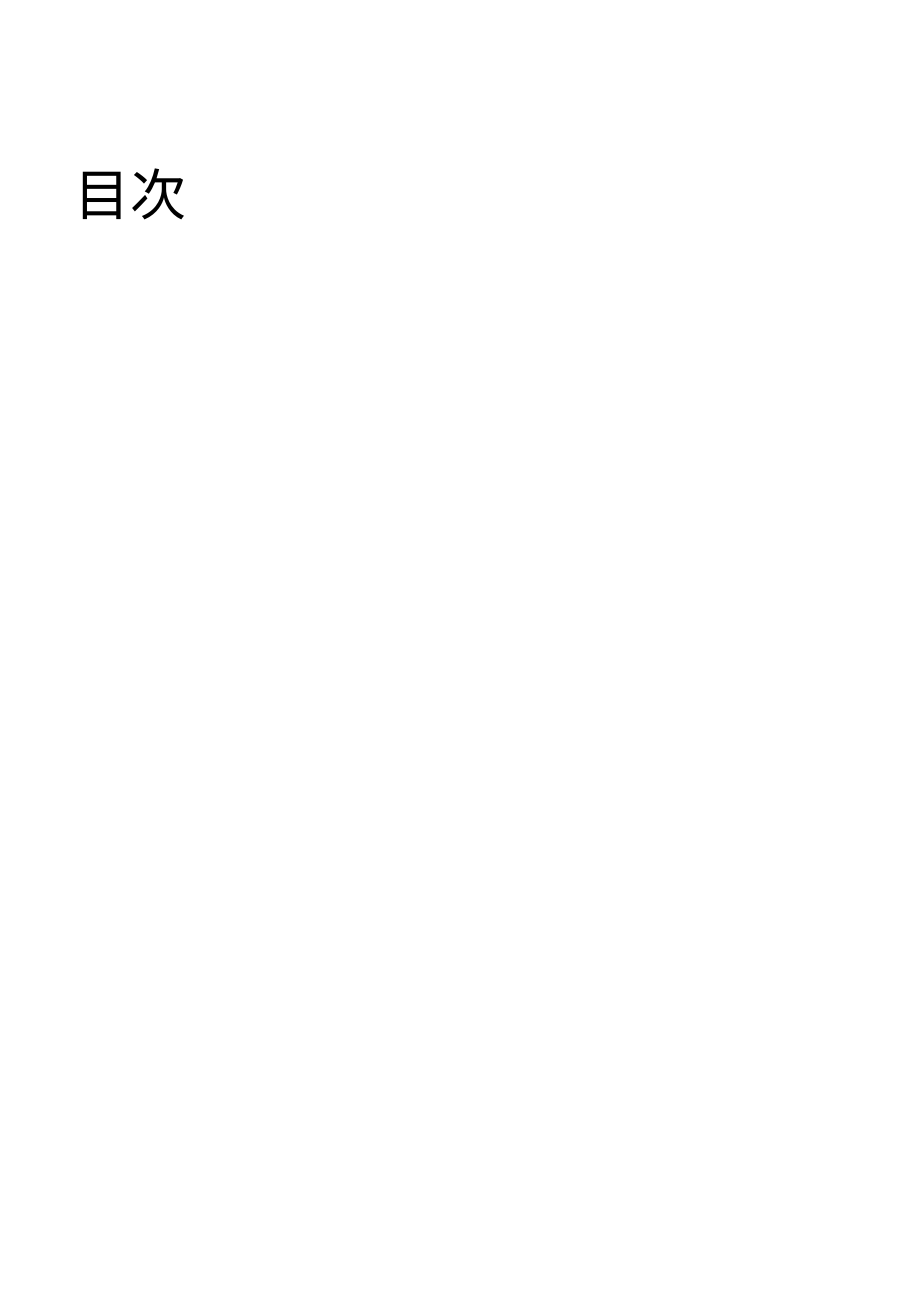
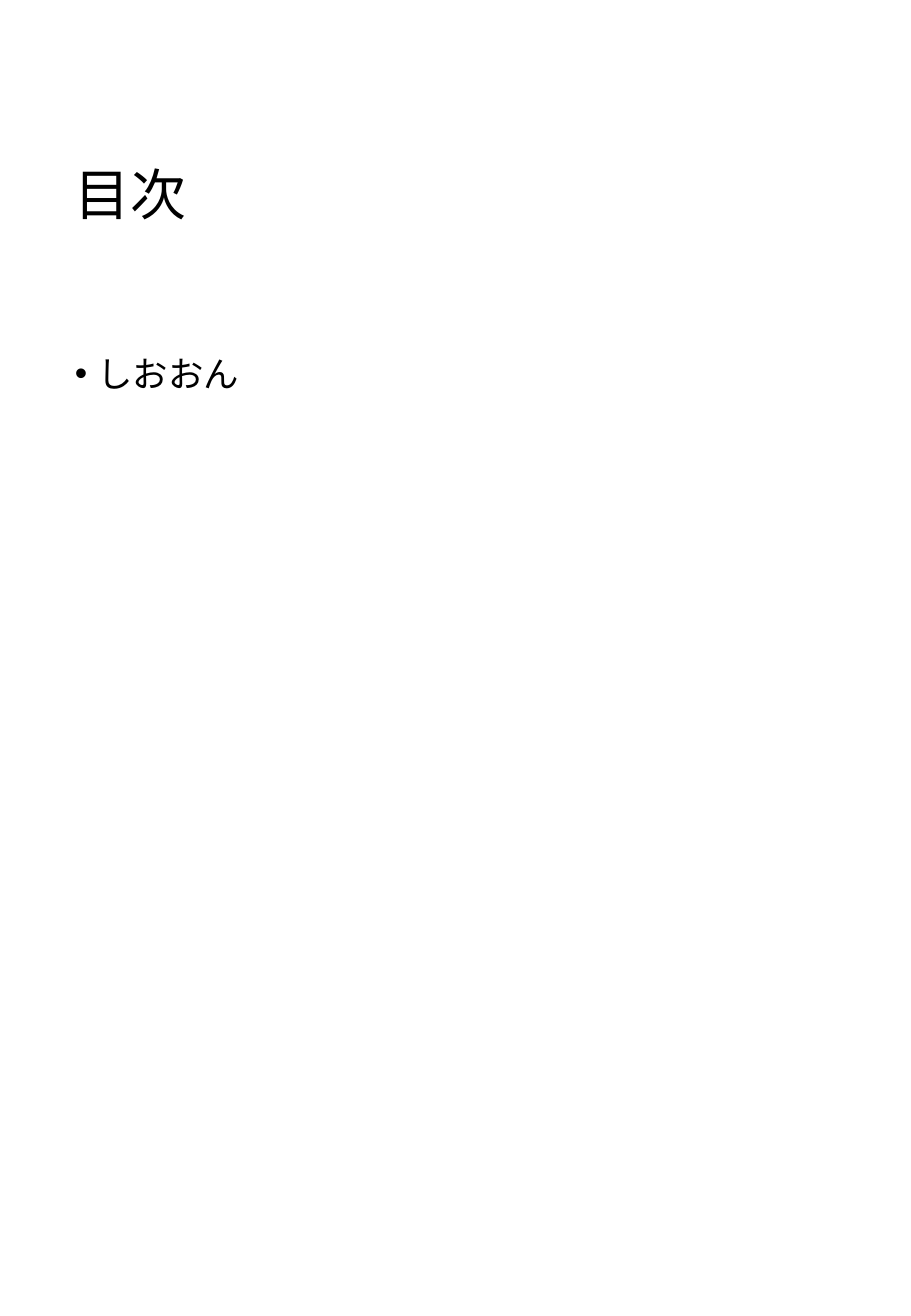
Before and after one commit to TomoyaKanazaki/Graduation, a slide deck: slide 2 of 99_pranning/卒プレアーカイブ.pptx. Drawn at 911x1316 pixels with LibreOffice and Linux fonts; fonts in the diff are those of the drawing. Boxes give left, top, right and bottom in pixels: in the first picture for what was removed or moved away, otherwise in the second. Text is boxed around its words. In the diff, an @@ line names an element or a change of style, - is before the commit and + after.

```diff
--- a/99_pranning/卒プレアーカイブ.pptx
+++ b/99_pranning/卒プレアーカイブ.pptx
@@ text added at [98, 358, 240, 389], 21 pt, text #000000 @@
+• しおおん
```
Also in this commit, not shown: 8 other slides changed, 1 slide added, 1 slide removed.
